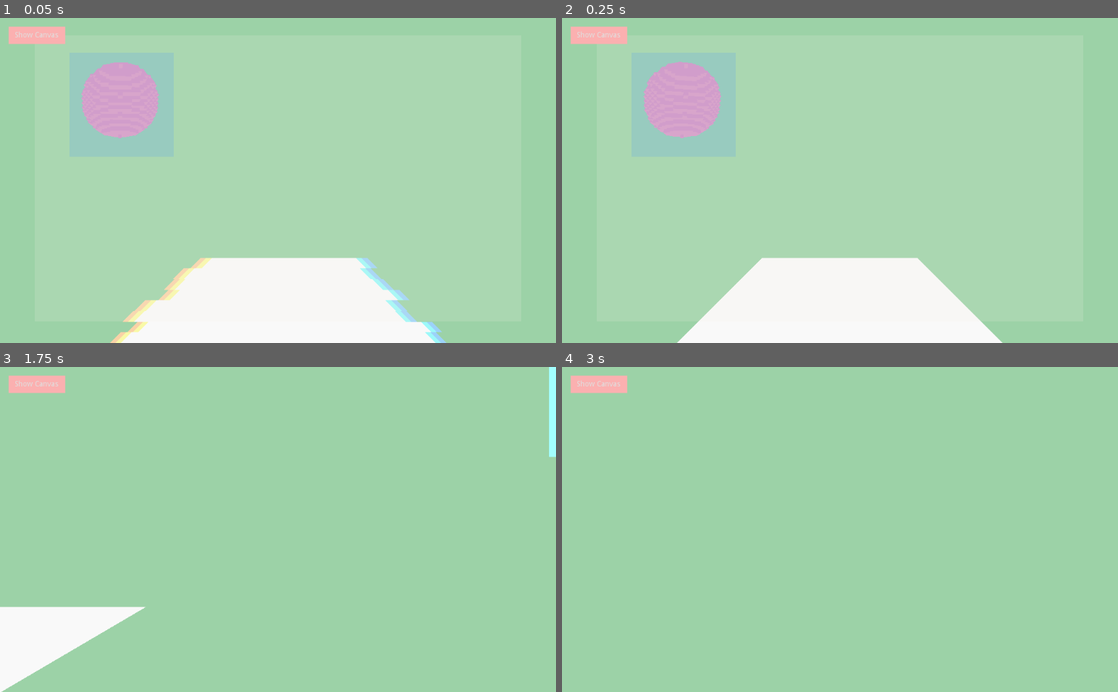
Above: before the commit, frames 1-4 (two rows, left to right).
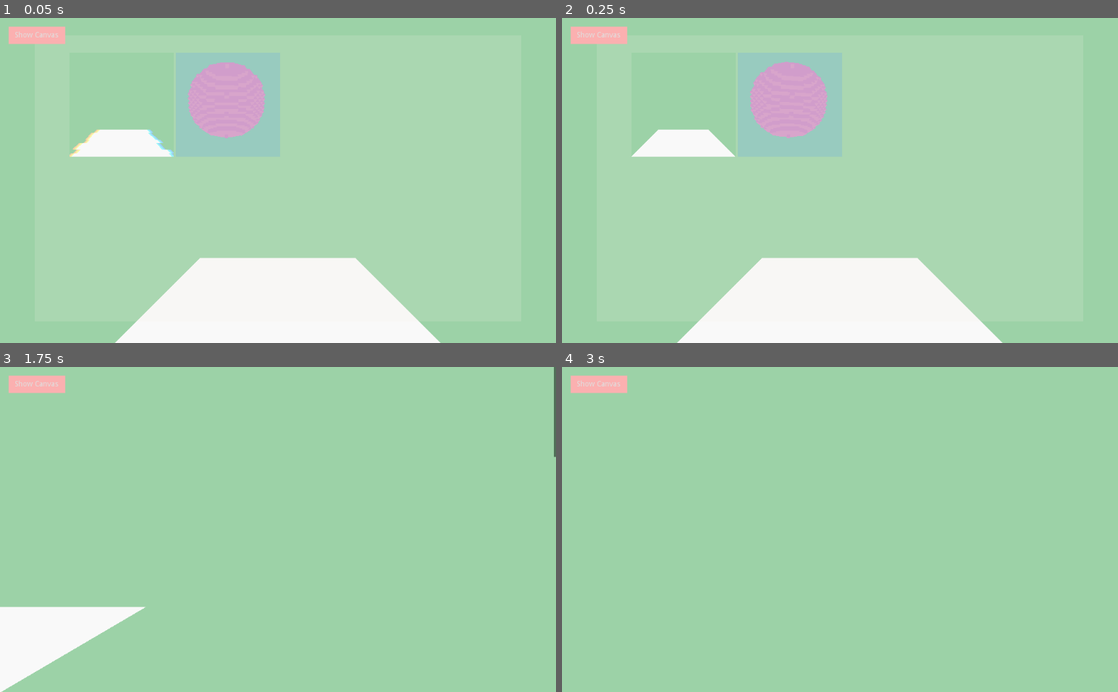
Above: after the commit, the same moments.

Repository: 3waffel/shader-showcase
Game: Godot game, scene res://Main.tscn
Two runs of this game, one before a commit and one after it. Both use one fixed random seed, a clock stepped at 60 frames per second and the inputs below.
Inputs (mouse positions are in pixels of both pictures, inside the frame that each line leads up to):
- Up to frame 1 (0.05 s): no input
- Up to frame 2 (0.25 s): no input
- Up to frame 3 (1.75 s): click "Show Canvas" at 0.5 s; move the mouse to (400, 513) at 1.27 s; hold Right (ui_right) from 1.28 s (still down); tap Space (freelook_toggle) at 1.35 s
- Up to frame 4 (3 s): move the mouse to (812, 529) at 2.02 s; release Right (ui_right) at 2.03 s; hold Up (ui_up) 2.03-2.78 s; tap Space (freelook_toggle) at 2.1, 2.85 s; move the mouse to (895, 458) at 2.77 s; hold Right (ui_right) from 2.78 s (still down)

The runs differ from the first frame. In frame 1, 7.4% of the frame differs, in the area x 12-81%, y 13-100%; in frame 2, 6.2%; in frame 3, 0.3%; in frame 4, nothing differs.

Commit message:
🍤 edit viewport

Diff:
--- a/Main.tscn
+++ b/Main.tscn
@@ -1,43 +1,42 @@
-[gd_scene load_steps=28 format=2]
-
-[ext_resource path="res://shaders/refs/glitch_effect.shader" type="Shader" id=1]
-[ext_resource path="res://shaders/refs/voxel.shader" type="Shader" id=2]
+[gd_scene load_steps=30 format=2]
+
+[ext_resource path="res://assets/materials/viewport_texture.tres" type="Texture" id=1]
+[ext_resource path="res://assets/shaders/canvas/voxel.shader" type="Shader" id=2]
 [ext_resource path="res://scripts/freelook.gd" type="Script" id=3]
-[ext_resource path="res://shaders/refs/diff.shader" type="Shader" id=4]
-[ext_resource path="res://shaders/refs/society.shader" type="Shader" id=5]
-[ext_resource path="res://shaders/modified_voxel.shader" type="Shader" id=6]
+[ext_resource path="res://assets/shaders/canvas/diff.shader" type="Shader" id=4]
+[ext_resource path="res://assets/shaders/canvas/society.shader" type="Shader" id=5]
+[ext_resource path="res://assets/shaders/modified_voxel.shader" type="Shader" id=6]
 [ext_resource path="res://scripts/toggle_panel.gd" type="Script" id=7]
 [ext_resource path="res://scripts/viewport_resizer.gd" type="Script" id=8]
 [ext_resource path="res://assets/default.theme" type="Theme" id=9]
-[ext_resource path="res://shaders/refs/mosaic.shader" type="Shader" id=10]
-[ext_resource path="res://shaders/refs/outline.shader" type="Shader" id=11]
-[ext_resource path="res://materials/pinky/pinky.tres" type="Material" id=12]
-[ext_resource path="res://shaders/refs/shield.shader" type="Shader" id=13]
+[ext_resource path="res://assets/shaders/spatial/mosaic.shader" type="Shader" id=10]
+[ext_resource path="res://assets/shaders/spatial/outline.shader" type="Shader" id=11]
+[ext_resource path="res://assets/materials/pinky/pinky.tres" type="Material" id=12]
+[ext_resource path="res://assets/shaders/spatial/shield.shader" type="Shader" id=13]
+[ext_resource path="res://assets/shaders/canvas/glitch_effect.shader" type="Shader" id=14]
 
 [sub_resource type="ShaderMaterial" id=2]
-shader = ExtResource( 1 )
-shader_param/shake_power = 0.03
-shader_param/shake_rate = 0.2
-shader_param/shake_speed = 5.0
-shader_param/shake_block_size = 30.5
-shader_param/shake_color_rate = 0.01
 
 [sub_resource type="PlaneMesh" id=1]
 
-[sub_resource type="ShaderMaterial" id=12]
-shader = ExtResource( 11 )
-shader_param/outline_color = Color( 0, 0, 0, 1 )
-shader_param/luma_coef = 0.1
-shader_param/color_coef = 0.1
-shader_param/depth_coef = 0.8
-shader_param/cutoff = 0.2
+[sub_resource type="ShaderMaterial" id=18]
+shader = ExtResource( 13 )
+shader_param/speed = Vector2( 0.2, 0.2 )
+shader_param/barrier_color = Color( 0.05, 0.8, 1, 1 )
+shader_param/barrier_force = 1.0
+shader_param/barrier_noise_force = 0.3
+shader_param/barrier_fog_noise_force = 0.01
 
 [sub_resource type="CubeMesh" id=11]
-material = SubResource( 12 )
+material = SubResource( 18 )
 
 [sub_resource type="ShaderMaterial" id=10]
-shader = ExtResource( 10 )
-shader_param/size = 20.0
+shader = ExtResource( 13 )
+shader_param/speed = Vector2( 0.2, 0.2 )
+shader_param/barrier_color = Color( 0.05, 0.8, 1, 1 )
+shader_param/barrier_force = 1.0
+shader_param/barrier_noise_force = 0.3
+shader_param/barrier_fog_noise_force = 0.01
 
 [sub_resource type="ArrayMesh" id=13]
 surfaces/0 = {
@@ -52,13 +51,9 @@
 "vertex_count": 24
 }
 
-[sub_resource type="ShaderMaterial" id=14]
-shader = ExtResource( 13 )
-shader_param/speed = Vector2( 0.2, 0.2 )
-shader_param/barrier_color = Color( 0.05, 0.8, 1, 1 )
-shader_param/barrier_force = 1.0
-shader_param/barrier_noise_force = 0.3
-shader_param/barrier_fog_noise_force = 0.01
+[sub_resource type="ShaderMaterial" id=19]
+shader = ExtResource( 10 )
+shader_param/size = 20.0
 
 [sub_resource type="ArrayMesh" id=15]
 surfaces/0 = {
@@ -73,13 +68,13 @@
 "vertex_count": 24
 }
 
-[sub_resource type="ShaderMaterial" id=16]
-shader = ExtResource( 13 )
-shader_param/speed = Vector2( 0.2, 0.2 )
-shader_param/barrier_color = Color( 0.05, 0.8, 1, 1 )
-shader_param/barrier_force = 1.0
-shader_param/barrier_noise_force = 0.3
-shader_param/barrier_fog_noise_force = 0.01
+[sub_resource type="ShaderMaterial" id=20]
+shader = ExtResource( 11 )
+shader_param/outline_color = Color( 0, 0, 0, 1 )
+shader_param/luma_coef = 0.1
+shader_param/color_coef = 0.1
+shader_param/depth_coef = 0.8
+shader_param/cutoff = 0.2
 
 [sub_resource type="CubeMesh" id=17]
 material = ExtResource( 12 )
@@ -100,6 +95,14 @@
 shader = ExtResource( 2 )
 shader_param/resolution = Vector2( 1, 1 )
 shader_param/mouse = null
+
+[sub_resource type="ShaderMaterial" id=21]
+shader = ExtResource( 14 )
+shader_param/shake_power = 0.03
+shader_param/shake_rate = 0.2
+shader_param/shake_speed = 5.0
+shader_param/shake_block_size = 30.5
+shader_param/shake_color_rate = 0.01
 
 [sub_resource type="ShaderMaterial" id=7]
 shader = ExtResource( 6 )
@@ -141,20 +144,20 @@
 
 [node name="MeshInstance" type="MeshInstance" parent="CanvasLayer/ViewportContainer/Viewport/Block1"]
 mesh = SubResource( 13 )
-material/0 = SubResource( 14 )
+material/0 = SubResource( 19 )
 
 [node name="Block2" type="MeshInstance" parent="CanvasLayer/ViewportContainer/Viewport"]
-transform = Transform( 1.60105, 0, 0, 0, 1.60105, 0, 0, 0, 1.60105, 9.45263, 4.84397, 4.18697 )
+transform = Transform( 1.60105, 0, 0, 0, 1.60105, 0, 0, 0, 1.60105, 9.45263, 3.84397, 4.18697 )
 mesh = SubResource( 11 )
 material/0 = null
 
 [node name="MeshInstance" type="MeshInstance" parent="CanvasLayer/ViewportContainer/Viewport/Block2"]
 transform = Transform( 1, 0, 0, 0, 1, 0, 0, 0, 1, 0.00531578, 0.0891395, 0.0359955 )
 mesh = SubResource( 15 )
-material/0 = SubResource( 16 )
+material/0 = SubResource( 20 )
 
 [node name="Block3" type="MeshInstance" parent="CanvasLayer/ViewportContainer/Viewport"]
-transform = Transform( 0.698987, 0, 0, 0, 0.698987, 0, 0, 0, 0.698987, 9.44875, 6.7593, 8.91557 )
+transform = Transform( 0.698987, 0, 0, 0, 0.698987, 0, 0, 0, 0.698987, 6.44875, 6.7593, 8.91557 )
 mesh = SubResource( 17 )
 material/0 = null
 
@@ -185,7 +188,7 @@
 }
 
 [node name="GridContainer" type="GridContainer" parent="CanvasLayer/Panel/ScrollContainer"]
-margin_right = 192.0
+margin_right = 388.0
 margin_bottom = 192.0
 columns = 3
 
@@ -203,8 +206,7 @@
 [node name="ColorRect2" type="ColorRect" parent="CanvasLayer/Panel/ScrollContainer/GridContainer"]
 visible = false
 material = SubResource( 5 )
-margin_left = 196.0
-margin_right = 388.0
+margin_right = 192.0
 margin_bottom = 192.0
 rect_min_size = Vector2( 192, 192 )
 rect_pivot_offset = Vector2( 96, 96 )
@@ -215,8 +217,7 @@
 [node name="ColorRect3" type="ColorRect" parent="CanvasLayer/Panel/ScrollContainer/GridContainer"]
 visible = false
 material = SubResource( 6 )
-margin_left = 392.0
-margin_right = 584.0
+margin_right = 192.0
 margin_bottom = 192.0
 rect_min_size = Vector2( 192, 192 )
 rect_pivot_offset = Vector2( -32, 72 )
@@ -224,9 +225,23 @@
 "_edit_use_anchors_": false
 }
 
-[node name="item" type="ColorRect" parent="CanvasLayer/Panel/ScrollContainer/GridContainer"]
+[node name="viewport_item" type="TextureRect" parent="CanvasLayer/Panel/ScrollContainer/GridContainer"]
+material = SubResource( 21 )
+margin_right = 192.0
+margin_bottom = 192.0
+rect_min_size = Vector2( 192, 192 )
+texture = ExtResource( 1 )
+expand = true
+stretch_mode = 7
+flip_v = true
+__meta__ = {
+"_edit_use_anchors_": false
+}
+
+[node name="modified_voxel" type="ColorRect" parent="CanvasLayer/Panel/ScrollContainer/GridContainer"]
 material = SubResource( 7 )
-margin_right = 192.0
+margin_left = 196.0
+margin_right = 388.0
 margin_bottom = 192.0
 rect_min_size = Vector2( 192, 192 )
 rect_pivot_offset = Vector2( -32, 72 )
--- /dev/null
+++ b/assets/materials/camera_texture.tres
@@ -0,0 +1,3 @@
+[gd_resource type="CameraTexture" format=2]
+
+[resource]
--- a/materials/glitch_material.tres
+++ b/assets/materials/glitch_material.tres
@@ -1,6 +1,6 @@
 [gd_resource type="ShaderMaterial" load_steps=2 format=2]
 
-[ext_resource path="res://shaders/refs/glitch_effect.shader" type="Shader" id=1]
+[ext_resource path="res://assets/shaders/canvas/glitch_effect.shader" type="Shader" id=1]
 
 [resource]
 shader = ExtResource( 1 )
--- a/materials/pinky/pinky.tres
+++ b/assets/materials/pinky/pinky.tres
@@ -1,7 +1,7 @@
 [gd_resource type="SpatialMaterial" load_steps=3 format=2]
 
-[ext_resource path="res://materials/pinky/pinky_albedo.png" type="Texture" id=1]
-[ext_resource path="res://materials/pinky/pinky_depth.png" type="Texture" id=4]
+[ext_resource path="res://assets/materials/pinky/pinky_albedo.png" type="Texture" id=1]
+[ext_resource path="res://assets/materials/pinky/pinky_depth.png" type="Texture" id=4]
 
 [resource]
 albedo_texture = ExtResource( 1 )
--- /dev/null
+++ b/assets/materials/viewport_texture.tres
@@ -0,0 +1,4 @@
+[gd_resource type="ViewportTexture" format=2]
+
+[resource]
+viewport_path = NodePath("CanvasLayer/ViewportContainer/Viewport")
Renamed: materials/pinky/pinky_albedo.png -> assets/materials/pinky/pinky_albedo.png
Not shown, changed: assets/materials/pinky/pinky_albedo.png.import
Renamed: materials/pinky/pinky_depth.png -> assets/materials/pinky/pinky_depth.png
Not shown, changed: assets/materials/pinky/pinky_depth.png.import
Renamed: shaders/refs/diff.shader -> assets/shaders/canvas/diff.shader
Renamed: shaders/refs/glitch_effect.shader -> assets/shaders/canvas/glitch_effect.shader
Renamed: shaders/refs/society.shader -> assets/shaders/canvas/society.shader
Renamed: shaders/refs/voxel.shader -> assets/shaders/canvas/voxel.shader
Renamed: shaders/modified_voxel.shader -> assets/shaders/modified_voxel.shader
Renamed: shaders/refs/mosaic.shader -> assets/shaders/spatial/mosaic.shader
Renamed: shaders/refs/outline.shader -> assets/shaders/spatial/outline.shader
Renamed: shaders/refs/shield.shader -> assets/shaders/spatial/shield.shader
